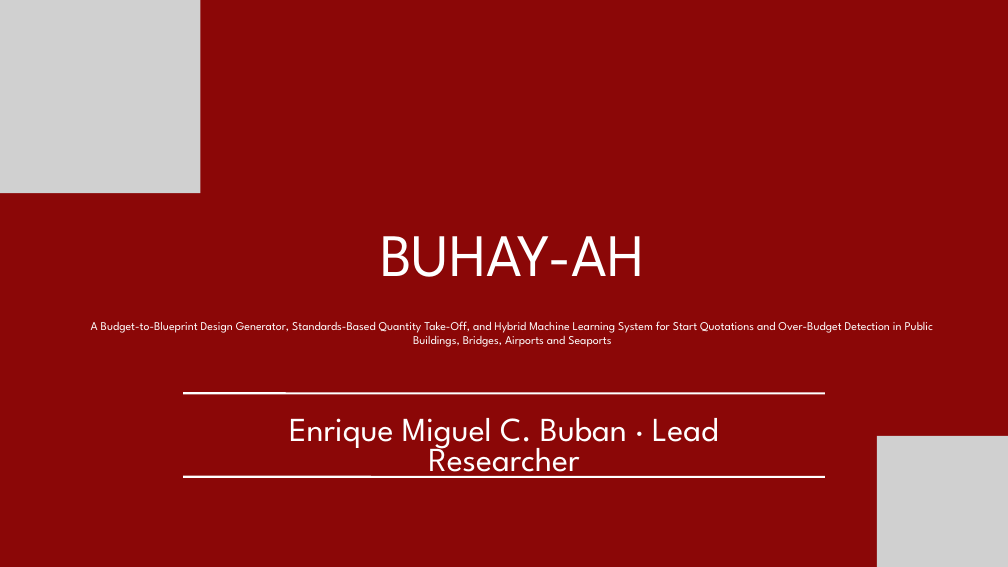
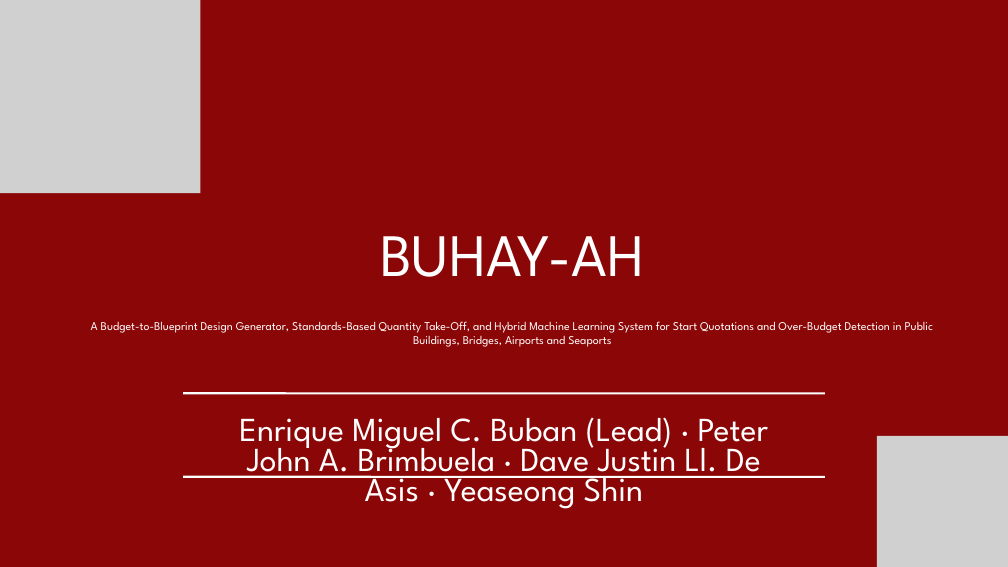
Before and after one commit to pogi6969/BUHAY-AH-A-FIGHT-AGAINTS-CORRUPTION-, a slide deck: slide 1 of docs/downloads/BUHAY-AH-PR2-Full-Research.pptx. Drawn at 1008x567 pixels with LibreOffice and Linux fonts; fonts in the diff are those of the drawing; grey boxes stand for pictures; background and template pictures are left out. Boxes give left, top, right and bottom in pixels: in the first picture for what was removed or moved away, otherwise in the second. Text is boxed around its words. In the diff, an @@ line names an element or a change of style, - is before the commit and + after.

```diff
--- a/docs/downloads/BUHAY-AH-PR2-Full-Research.pptx
+++ b/docs/downloads/BUHAY-AH-PR2-Full-Research.pptx
@@ text at [239,417,768,509]: text changed @@
-Enrique Miguel C. Buban · Lead Researcher
+Enrique Miguel C. Buban (Lead) · Peter John A. Brimbuela · Dave Justin Ll. De Asis · Yeaseong Shin
```
Also in this commit, not shown: 18 other files.
